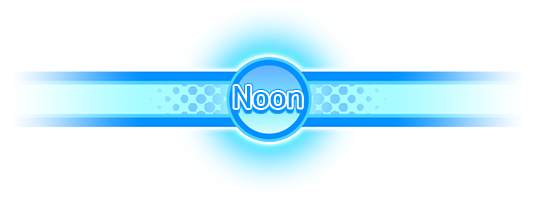
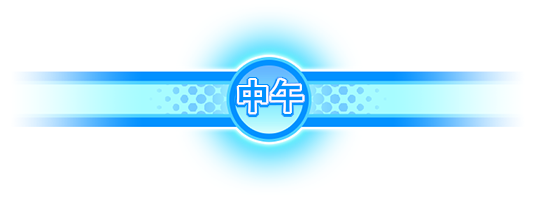
Comparing the layer stacks of the two w=536, h=200 images. Changes:
removed layer "Noon" from group "Text" over [234, 86, 302, 108]
added layer "中午" in group "Text" over [238, 79, 303, 113]
added layer "背景色" in group "Text" over [236, 77, 305, 115]
added layer "阴影" in group "Text" over [234, 76, 305, 118]
